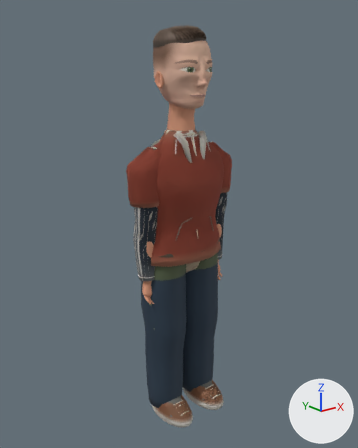
What one commit did to the glTF model src/assets/characters/remake/vlad.glb.
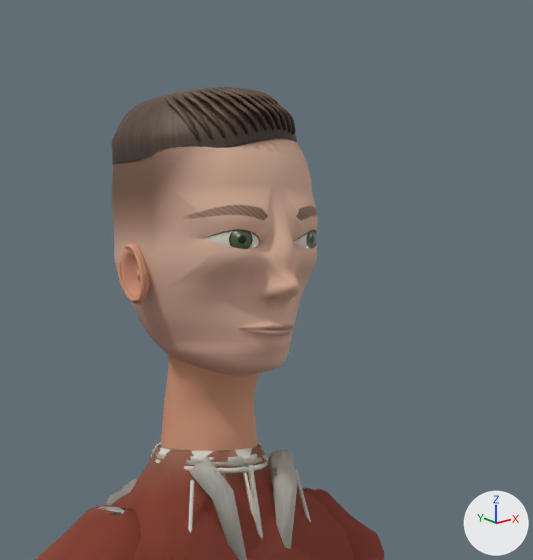
The first picture shows the older version from a 50 mm lens placed at (-1.493, -1.837, 1.782), pointed at (-0.007, 0.022, 1.039). The close-ups show the older and then the newer version on the part from 34% to 77% of the width and 0% to 36% of the height of that picture. Only the edits that show in the close-ups are written down. Lighting does not change. The marker at lower right points along +X, +Y and +Z. Vertices at exactly the same position are counted once.

The first close-up shows 'Eyes', 'Portrait and eyelids.001', 'Sculpted exposed skin', 'Sculpted hairstyle', 'Signature upper', 'denim upper', 'weekend upper' and 4 more.
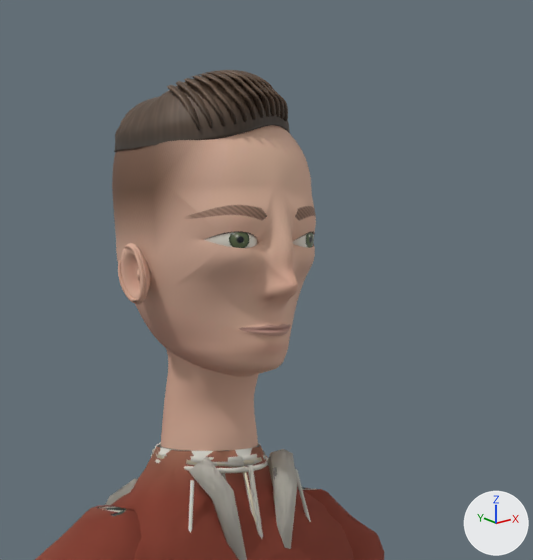
Pixel boxes (x1, y1, x2, y2) of what changed, in the close-ups (533 x 560 px; the box of a moved part takes in the faces that stretch with it):
'Portrait and eyelids.001', reshaped: before (112, 139, 318, 377); after (112, 125, 316, 377)
'Sculpted hairstyle', reshaped (6% taller): before (112, 87, 297, 164); after (114, 70, 290, 152)
'Eyes', reshaped (11% shorter): before (204, 231, 316, 249); after (204, 232, 314, 248)
part 1 of me_eyes, moved or reshaped: before (229, 231, 253, 249); after (229, 232, 250, 248)
part 2 of me_portrait_and_eyelids, moved or reshaped: before (112, 188, 318, 377); after (113, 188, 316, 377)
part 3 of me_sculpted_exposed_skin, recoloured: (118, 243, 259, 451) in both
part 4 of me_sculpted_exposed_skin, recoloured: (124, 257, 169, 434) in both

Diff of the bpy script that builds the scene:
```diff
--- a/src/assets/characters/remake/vlad.glb.py
+++ b/src/assets/characters/remake/vlad.glb.py
@@ me_eyes @@
 # used by ob_eyes; location = (0.0, 0.0, 0.0)
-me_eyes.from_pydata(...)  # 3304 vertices, 6160 faces; spans x -0.092..0.092, y -0.128..-0.086, z 1.764..1.792
+me_eyes.from_pydata(...)  # 3304 vertices, 6160 faces; spans x -0.09..0.09, y -0.124..-0.085, z 1.766..1.79
+# me_eyes part 1: the loose piece of 945 vertices spanning x -0.073..-0.045, y -0.128..-0.114, z 1.764..1.792 is scaled about its middle by (0.861, 0.851, 0.861), then moved by (0.0, 0.003, 0.0)
+# other edits to the shape of me_eyes do not show in these pictures
 me_eyes.materials.append(mat_eyes)
@@ me_portrait_and_eyelids @@
 # used by ob_portrait_and_eyelids_001; location = (0.0, 0.0, 0.0)
-me_portrait_and_eyelids.from_pydata(...)  # 9044 vertices, 17580 faces; spans x -0.126..0.126, y -0.163..0.147, z 1.605..1.955
+me_portrait_and_eyelids.from_pydata(...)  # 9044 vertices, 17580 faces; spans x -0.124..0.124, y -0.161..0.147, z 1.605..1.955
+# me_portrait_and_eyelids part 2: 6441 of 9044 vertices moved; they spanned x -0.126..0.126, y -0.163..0.145, z 1.605..1.865 and now span x -0.124..0.124, y -0.161..0.145, z 1.605..1.865; mean shift (0.0, 0.0, 0.0); largest move (0.014, -0.128, 1.676) -> (0.013, -0.12, 1.676)
+# other edits to the shape of me_portrait_and_eyelids do not show in these pictures
 me_portrait_and_eyelids.materials.append(mat_complexion)
@@ me_sculpted_exposed_skin @@
 me_sculpted_exposed_skin.from_pydata(...)  # 5869 vertices, 11458 faces; spans x -0.255..0.255, y -0.059..0.078, z 0.681..1.774
 # used by ob_sculpted_exposed_skin; location = (0.0, 0.0, 0.0)
+# me_sculpted_exposed_skin part 3: 9961 faces centred in x -0.254..0.254, y -0.059..0.057, z 0.681..1.773 are repainted in the vertex colours; the middle colour goes from beige #d69879 to beige #dbae98
+# me_sculpted_exposed_skin part 4: 1497 faces centred in x -0.133..0.133, y -0.008..0.078, z 1.48..1.756 are repainted in the vertex colours; the middle colour goes from brown #cb8e72 to beige #ce9f89
 me_sculpted_exposed_skin.materials.append(mat_skin_and_trim_002)
@@ me_sculpted_hairstyle @@
 # used by ob_sculpted_hairstyle; location = (0.0, 0.0, 0.0)
-me_sculpted_hairstyle.from_pydata(...)  # 7184 vertices, 13848 faces; spans x -0.122..0.122, y -0.106..0.15, z 1.873..1.962
+me_sculpted_hairstyle.from_pydata(...)  # 7184 vertices, 13848 faces; spans x -0.118..0.118, y -0.1..0.147, z 1.888..1.981
+# me_sculpted_hairstyle part 5: 7072 of 7184 vertices moved; they spanned x -0.122..0.122, y -0.106..0.15, z 1.873..1.962 and now span x -0.118..0.118, y -0.1..0.147, z 1.888..1.981; mean shift (0.0, 0.002, 0.013); largest move (0.046, -0.088, 1.9) -> (0.041, -0.072, 1.916)
 me_sculpted_hairstyle.materials.append(mat_hair_pigment)
```
